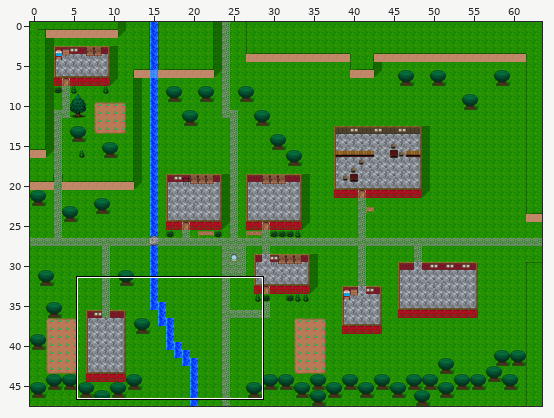
Tiled map (JSON), stored at maps/falldale2.json. Above: a wide view before the commit, with the close-up outlined.
Close-up. Old version:
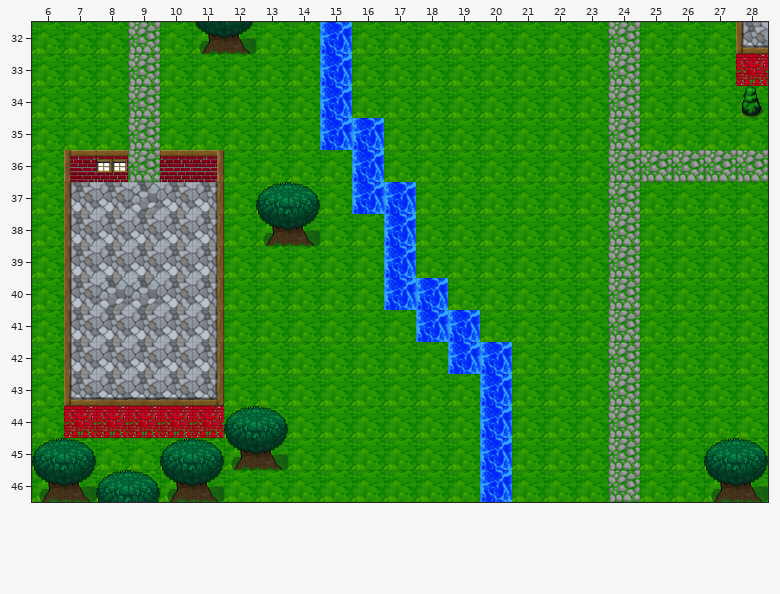
Cells are 50x50 px. Shown: x 6..28, y 32..46. The commit also changed other parts of the map, which this record leaves out.
The same view after the edit:
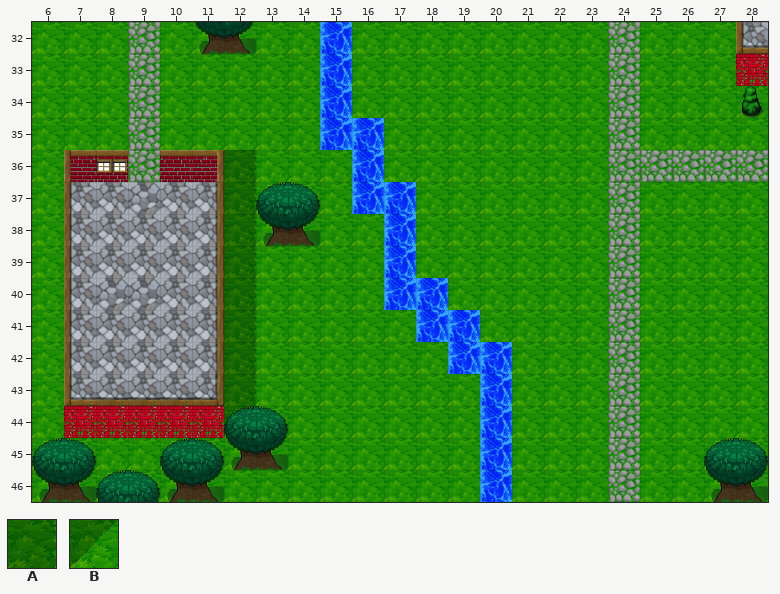
Key: from "tiles": A 72 "cliffFullShadow", B 76 "cliffShadow".
_ is an empty cell.
The exact change:
Layer "Background Overlay":
The edit adds tile A in rows 36 to 43 at x 12.
The edit adds tile B in row 44 at x 12.
